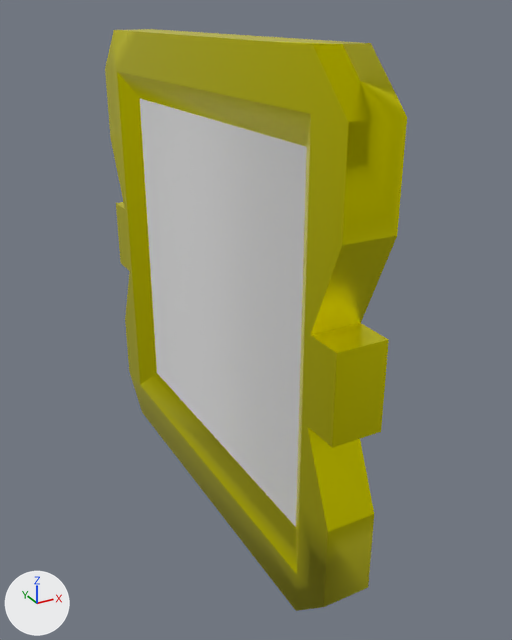
Two versions of the FBX model Assets/Models/FrameY.fbx, one commit apart.
Before and after are seen from a 50 mm lens placed at (-3.42, -7.1, 6.06), pointed at (0.3, -0.34, 2.68). Arrows for +X, +Y and +Z are at lower left; the lights stay in place. Where no turn or scale is listed for an object, it has been applied to the vertices.

The older version as bpy lines, for what is in view:
```python
mat_picture = principled_material('Picture')
mat_picture.base_color = (0.8, 0.8, 0.8)  # white #e7e7e7
me_plane = bpy.data.meshes.new('Plane')
me_plane.from_pydata(...)  # 84 vertices, 76 faces; spans x -0.3..0.24, y -2.81..2.81, z -2.81..2.81
# faces by material slot: [75, 1]
me_plane.materials.append(mat_picture_frame)  # yellow #fff900
me_plane.materials.append(mat_picture)  # white #e7e7e7
ob_plane = bpy.data.objects.new('Plane', me_plane)
ob_plane.location = (0.0, 0.0, 3.0)
```
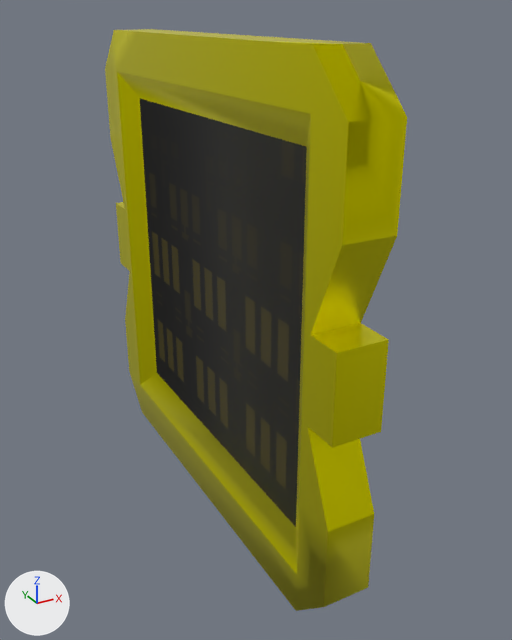
Where the change shows, as pixel boxes (x1, y1, x2, y2) in the pictures (512 x 640 px):
'Plane', surface changed (grey to black): (136, 91, 313, 530) in both

What the commit changed:
Picture 'YellowE.png' (img_yellowe_png) is new.
In material 'Picture' (mat_picture), base_color is no longer (0.8, 0.8, 0.8), white #e7e7e7.
In material 'Picture' (mat_picture), texture is now set to img_yellowe_png.
